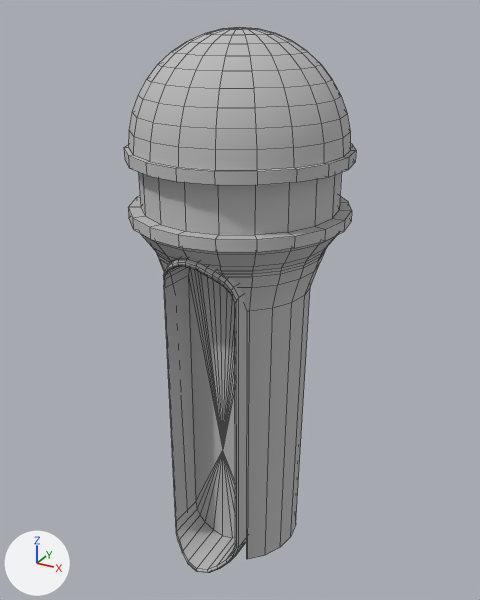
The OBJ model Ratchet and Clank Scene/Assets/3D mODELS/Right Walk Building.obj as it was, and as the next commit left it.
Before and after are seen from a 50 mm camera at (2.95, -5.36, 1.15) aimed at (-0.02, 0.04, -1.55). The lights are fixed; the arrows at lower left show +X, +Y and +Z. Mesh edges are drawn as thin lines. Where no turn or scale is listed for an object, it has been applied to the vertices. Vertices at the same position are counted once.

Script lines for the objects in view, before the commit:
```python
me_right_walk_building = bpy.data.meshes.new('Right Walk Building')
me_right_walk_building.from_pydata(...)  # 795 vertices, 781 faces; spans x -1.04..1.05, y -1.05..1.04, z -4.33..1.0
me_right_walk_building.materials.append(mat_initialshadinggroup)  # grey #bcbcbc
ob_right_walk_building = bpy.data.objects.new('Right Walk Building', me_right_walk_building)
ob_right_walk_building.location = (0.0, 0.0, 0.0)
```
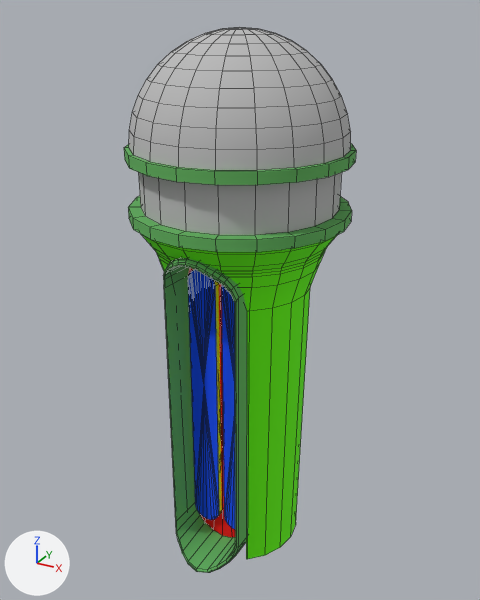
The newer file is also rescaled (x2.286), turned or shifted as a whole; pictures and numbers use the older file's frame.

Diff of the bpy script that builds the scene:
```diff
--- a/Ratchet and Clank Scene/Assets/3D mODELS/Right Walk Building.obj.py
+++ b/Ratchet and Clank Scene/Assets/3D mODELS/Right Walk Building.obj.py
@@ mat_lambert7sg @@
+mat_lambert7sg = principled_material('lambert7SG')
+mat_lambert7sg.base_color = (0.13, 1.0, 0.0)  # green #65ff00
+mat_lambert7sg.roughness = 1.0
@@ mat_lambert5sg @@
+mat_lambert5sg = principled_material('lambert5SG')
+mat_lambert5sg.base_color = (0.12, 0.44, 0.11)  # green #61b15d
+mat_lambert5sg.roughness = 1.0
@@ mat_lambert3sg @@
+mat_lambert3sg = principled_material('lambert3SG')
+mat_lambert3sg.base_color = (1.0, 1.0, 0.0)  # yellow #ffff00
+mat_lambert3sg.roughness = 1.0
@@ mat_lambert4sg @@
+mat_lambert4sg = principled_material('lambert4SG')
+mat_lambert4sg.base_color = (0.0, 0.07, 1.0)  # blue #004bff
+mat_lambert4sg.roughness = 1.0
@@ mat_lambert2sg @@
+mat_lambert2sg = principled_material('lambert2SG')
+mat_lambert2sg.base_color = (1.0, 0.0, 0.0)  # red #ff0000
+mat_lambert2sg.roughness = 1.0
@@ me_right_walk_building @@
 # used by ob_right_walk_building; location = (0.0, 0.0, 0.0)
-me_right_walk_building.from_pydata(...)  # 795 vertices, 781 faces; spans x -1.04..1.05, y -1.05..1.04, z -4.33..1.0
+me_right_walk_building.from_pydata(...)  # 1007 vertices, 989 faces; spans x -1.04..1.05, y -1.05..1.04, z -4.33..1.0
+# me_right_walk_building part 1: a new loose piece of 53 vertices spanning x -0.32..-0.01, y -0.45..-0.21, z -4.05..-1.07
+# me_right_walk_building part 2: a new loose piece of 53 vertices spanning x 0.05..0.36, y -0.45..-0.21, z -4.05..-1.07
+# me_right_walk_building part 3: 340 faces spanning x -1.04..1.05, y -1.05..1.04, z -4.33..0.0 switch from mat_initialshadinggroup (grey #bcbcbc) to mat_lambert5sg (green #61b15d)
+# me_right_walk_building part 4: 52 faces spanning x -0.49..0.37, y -0.39..0.46, z -4.26..-0.86 switch from mat_initialshadinggroup (grey #bcbcbc) to mat_lambert2sg (red #ff0000)
+# me_right_walk_building part 5: 150 faces spanning x -1.0..1.0, y -1.0..1.0, z -4.3..-0.65 switch from mat_initialshadinggroup (grey #bcbcbc) to mat_lambert7sg (green #65ff00)
+me_right_walk_building.materials.append(mat_lambert4sg)  # blue #004bff
+me_right_walk_building.materials.append(mat_lambert3sg)  # yellow #ffff00
```

What differs and where, as boxes [x1, y1, x2, y2] in the pictures (480 x 600 px):
part 1 of me_right_walk_building, added (blue)
    after: [188, 270, 222, 520]
part 2 of me_right_walk_building, added (blue)
    after: [221, 286, 235, 529]
part 3 of me_right_walk_building, recoloured (grey to green)
    both: [124, 144, 356, 573]
part 4 of me_right_walk_building, recoloured (grey to red)
    before: [188, 268, 235, 538]
    after: [189, 268, 235, 538]
part 5 of me_right_walk_building, recoloured (grey to green)
    both: [141, 234, 337, 559]
